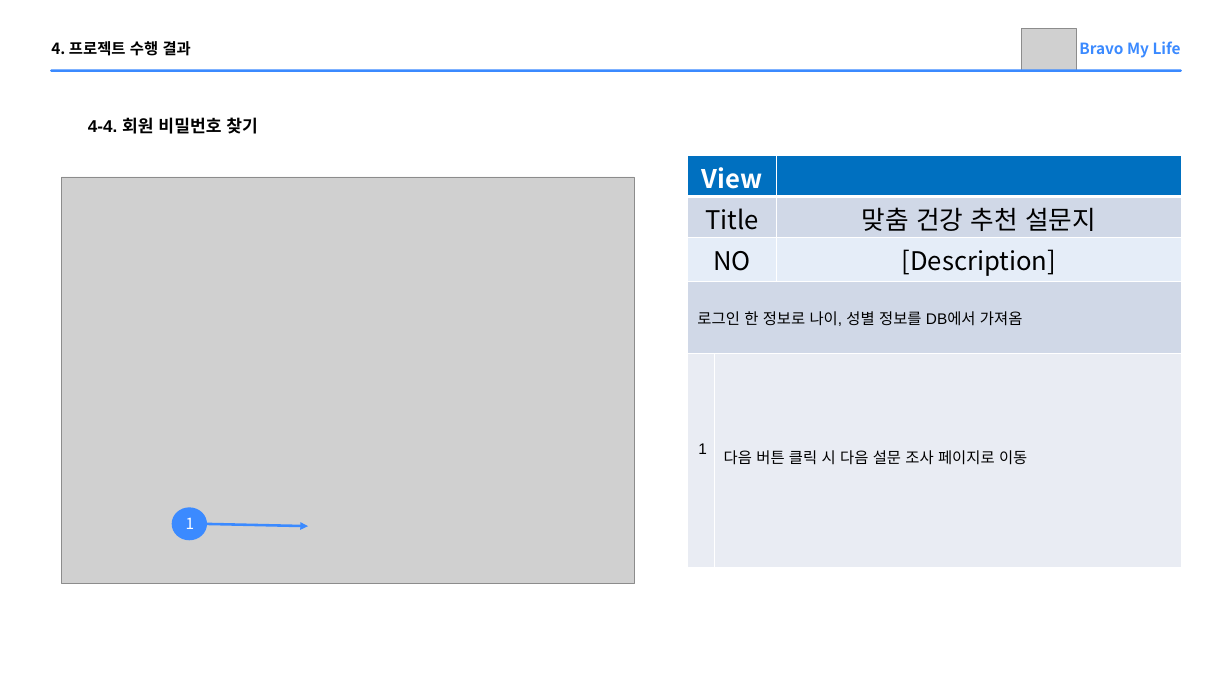
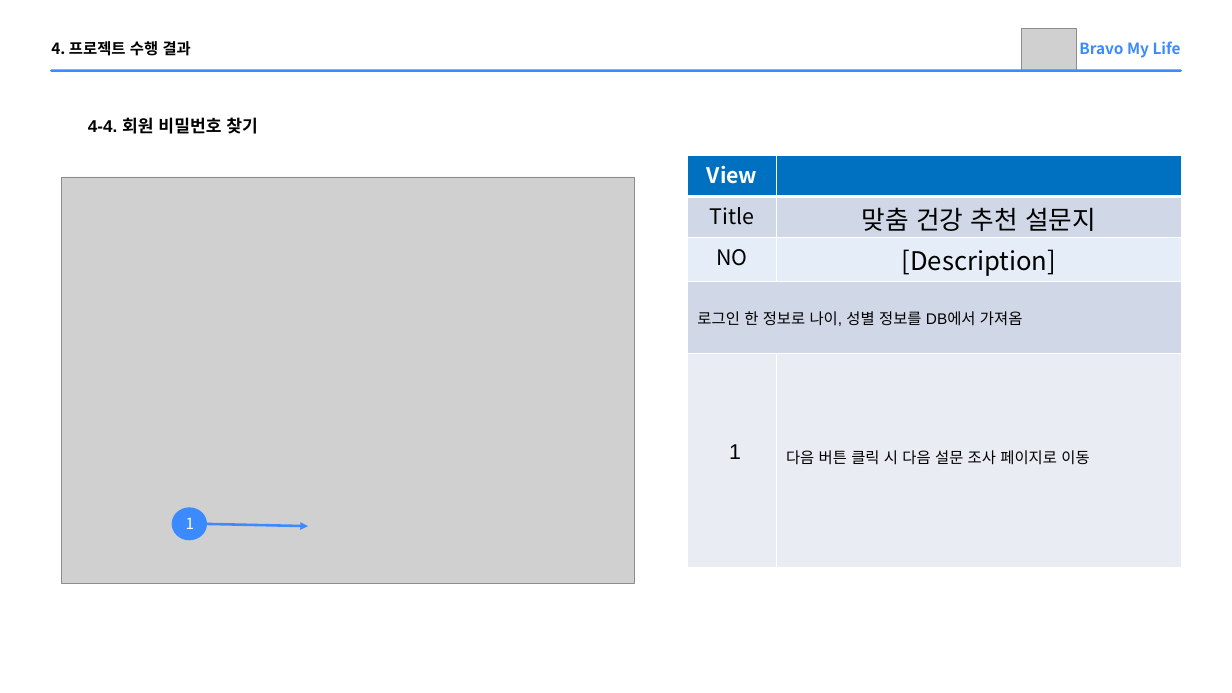
Before and after one commit to Parkjisoo00/ecommerce.saturn, a slide deck: slide 26 of resource/10.prepare/Saturn 미완성.pptx. Drawn at 1232x693 pixels with LibreOffice and Linux fonts; fonts in the diff are those of the drawing; grey boxes stand for pictures. Boxes give left, top, right and bottom in pixels: in the first picture for what was removed or moved away, otherwise in the second. Text is boxed around its words. In the diff, an @@ line names an element or a change of style, - is before the commit and + after.

```diff
--- a/resource/10.prepare/Saturn 미완성.pptx
+++ b/resource/10.prepare/Saturn 미완성.pptx
@@ table at (688, 155, 1181, 567) @@
-column 2:  |  |  |  | 다음 버튼 클릭 시 다음 설문 조사 페이지로 이동
-column 3:  | 맞춤 건강 추천 설문지 | [Description] |  | 
+column 2:  | 맞춤 건강 추천 설문지 | [Description] |  | 다음 버튼 클릭 시 다음 설문 조사 페이지로 이동
```
Also in this commit, not shown: 15 other slides changed.
